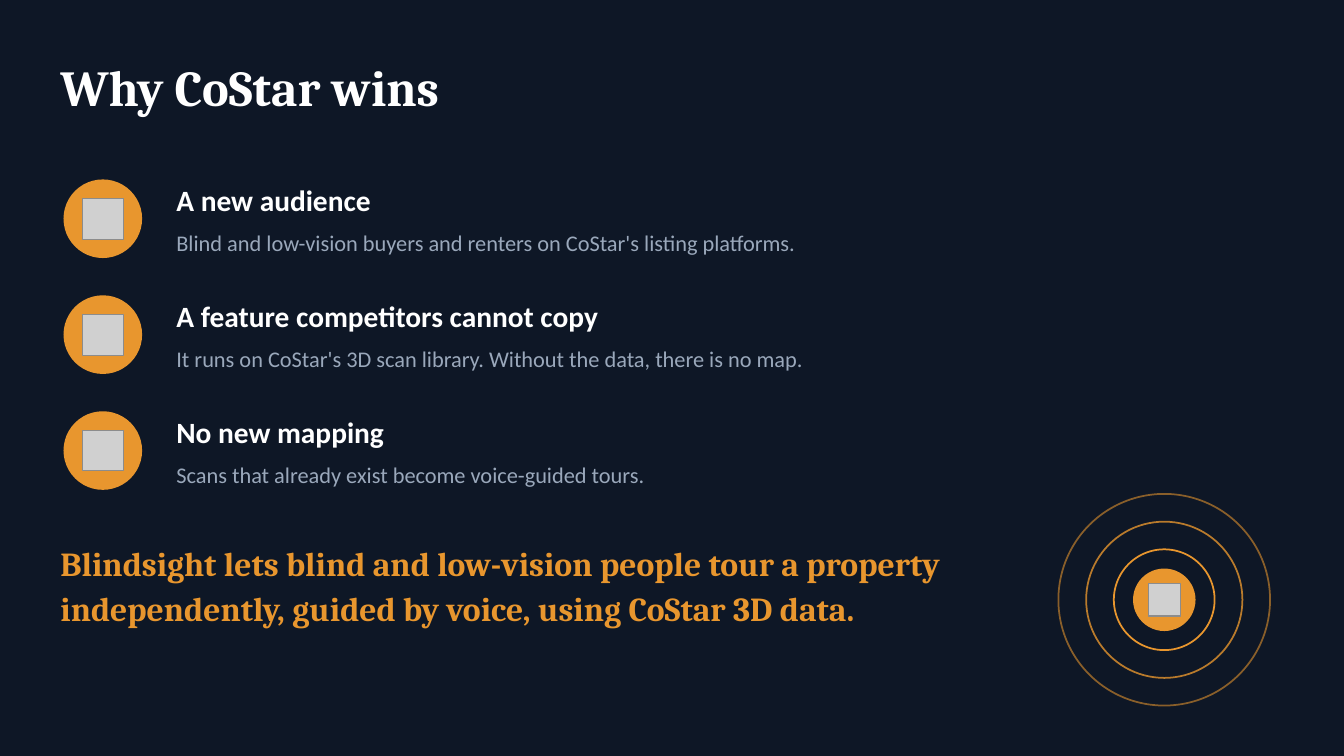
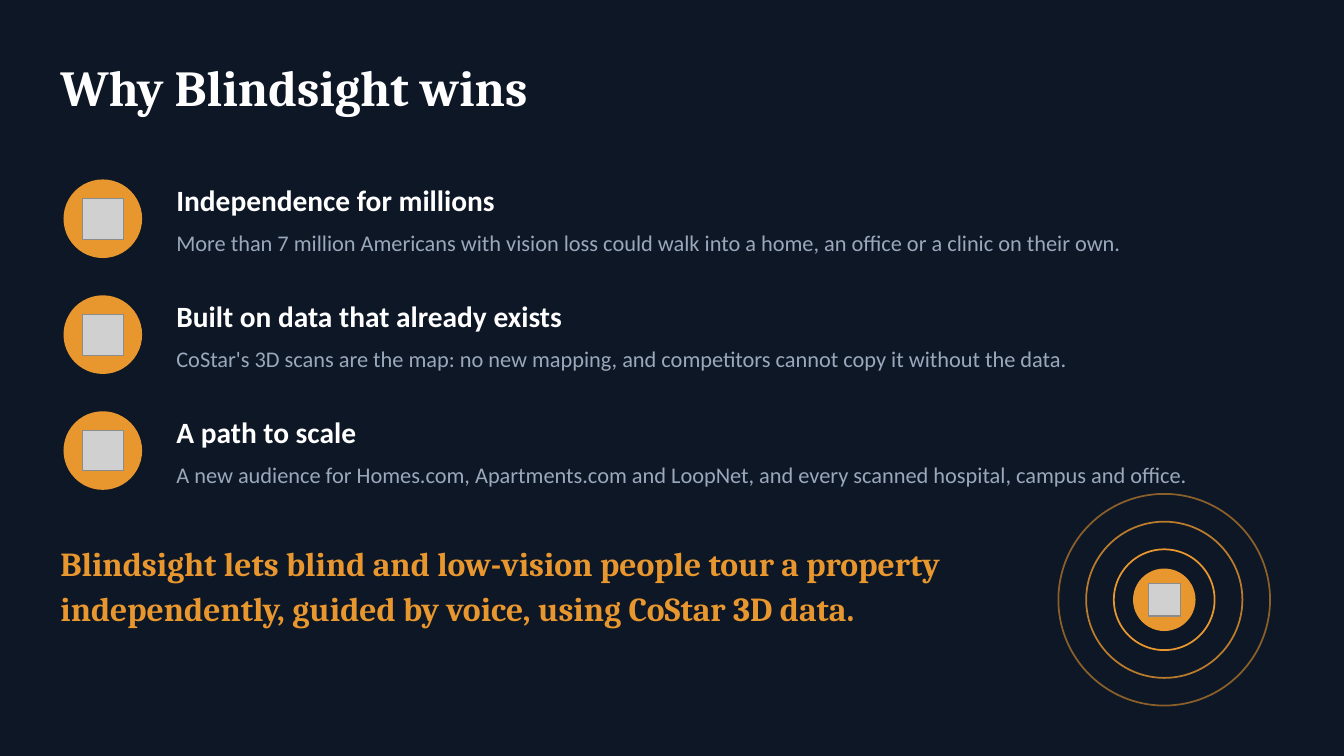
Before and after one commit to epicgdog/blindsight, a slide deck: slide 13 of slides/blindsight.pptx (slide 8 before the commit). Drawn at 1344x756 pixels with LibreOffice and Linux fonts; fonts in the diff are those of the drawing; grey boxes stand for pictures. Boxes give left, top, right and bottom in pixels: in the first picture for what was removed or moved away, otherwise in the second. Text is boxed around its words. In the diff, an @@ line names an element or a change of style, - is before the commit and + after.

Commit message:
slides: track slides for Healthcare, CoStar, Amazon, Gemini and Peri

```diff
--- a/slides/blindsight.pptx
+++ b/slides/blindsight.pptx
@@ text at <box>60,71,528,117</box>: text changed @@
-Why CoStar wins
+Why Blindsight wins
@@ text at <box>176,190,495,216</box>: text changed @@
-A new audience
+Independence for millions
@@ text at <box>176,235,1120,254</box>: text changed @@
-Blind and low-vision buyers and renters on CoStar's listing platforms.
+More than 7 million Americans with vision loss could walk into a home, an office or a clinic on their own.
@@ text at <box>176,306,562,332</box>: text changed @@
-A feature competitors cannot copy
+Built on data that already exists
@@ text at <box>176,351,1066,371</box>: text changed @@
-It runs on CoStar's 3D scan library. Without the data, there is no map.
+CoStar's 3D scans are the map: no new mapping, and competitors cannot copy it without the data.
@@ text at <box>176,422,356,448</box>: text changed @@
-No new mapping
+A path to scale
@@ text at <box>176,467,1186,487</box>: text changed @@
-Scans that already exist become voice-guided tours.
+A new audience for Homes.com, Apartments.com and LoopNet, and every scanned hospital, campus and office.
```
Also in this commit, not shown: 2 other slides changed, 5 slides added, 15 other files.
